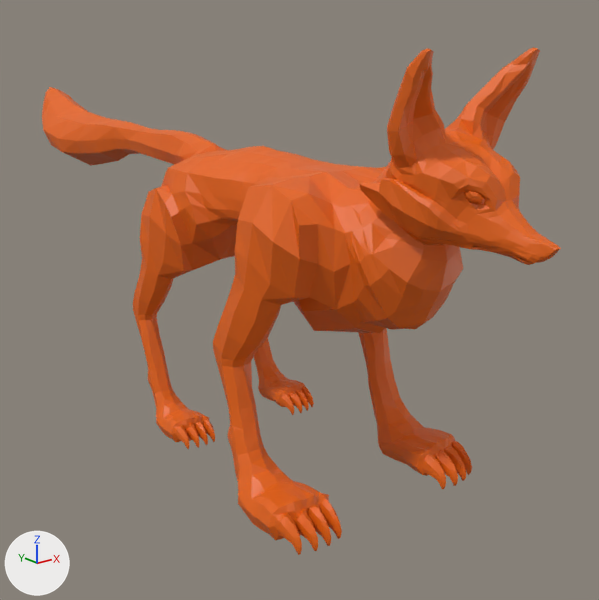
What one commit did to the Blender file Art/personnages/renard.blend.
Camera for both pictures: a 50 mm camera at (-8.06, -9.55, 6.79) aimed at (0.95, 1.72, 2.28). The lights are fixed; the arrows at lower left show +X, +Y and +Z.

The first picture shows 'renard'.
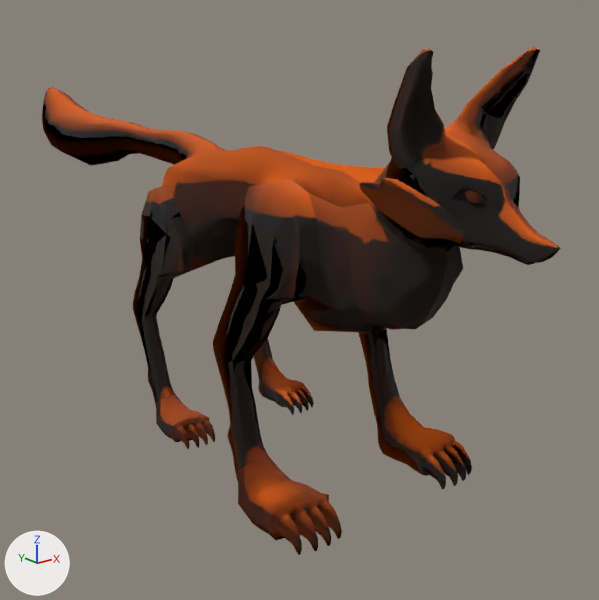
Where the change shows, as pixel boxes [x1, y1, x2, y2] in the pictures (599 x 600 px):
'renard', surface changed, shading changed: [42, 47, 561, 555] in both

The change, as a list of edits to the scene's bpy script:
```text
Add img_normal_renard:
    img_normal_renard = load_image('normal_renard', 'normal_renard.png', 1024, 1024, 'sRGB')
Change mat_material:
    where n0 = _N.new('ShaderNodeBsdfPrincipled'); n0.name = 'Principled BSDF'
    add n0.inputs[2].default_value = 1.0  # 'Roughness'
    add n2 = _N.new('ShaderNodeTexImage'); n2.name = 'Image Texture'
    add n2.image = img_normal_renard
    add n3 = _N.new('ShaderNodeNormalMap'); n3.name = 'Normal Map'
    add _L.new(n2.outputs[0], n3.inputs[1])  # 'Color' to 'Color'
    add _L.new(n3.outputs[0], n0.inputs[5])  # 'Normal' to 'Normal'
Change me_plane_005:
    where me_plane_005.from_pydata(...)  # 4201 vertices, 4148 faces; spans x -1.98..1.98, y -4.21..9.99, z -0.1..6.7
    used by ob_renard; location = (0.0, 0.0, 0.0)
    me_plane_005 part 1: all faces are now shaded smooth (4148 of 4148 changed)
```
